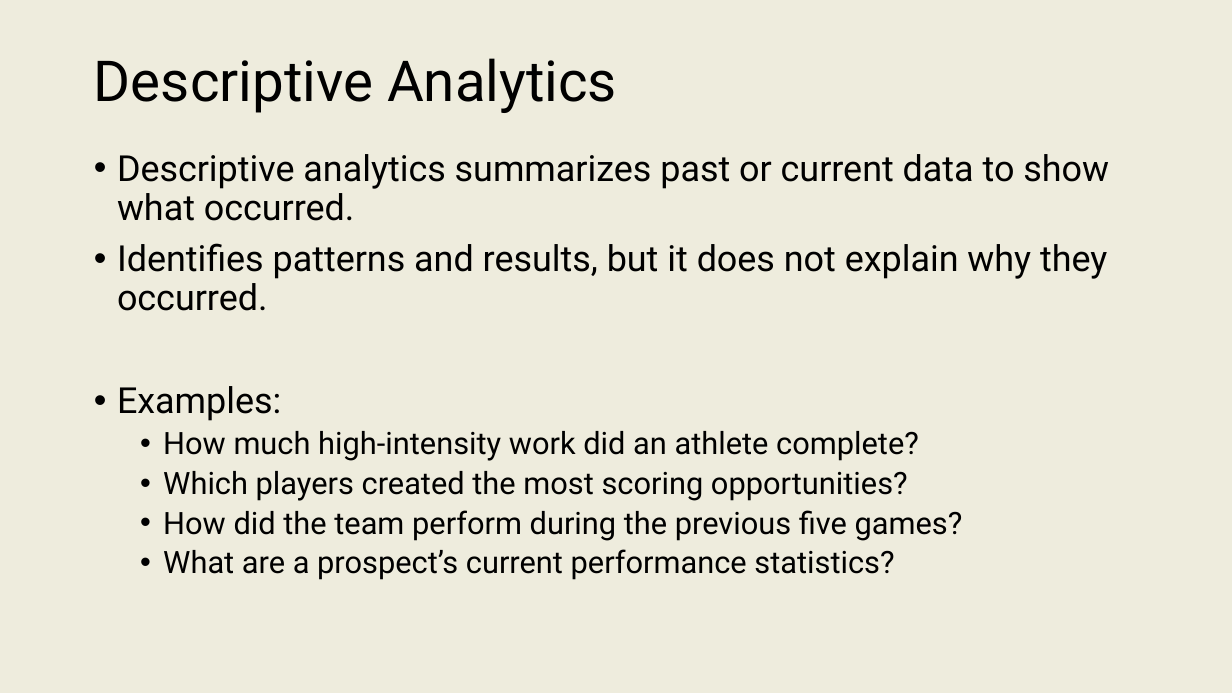
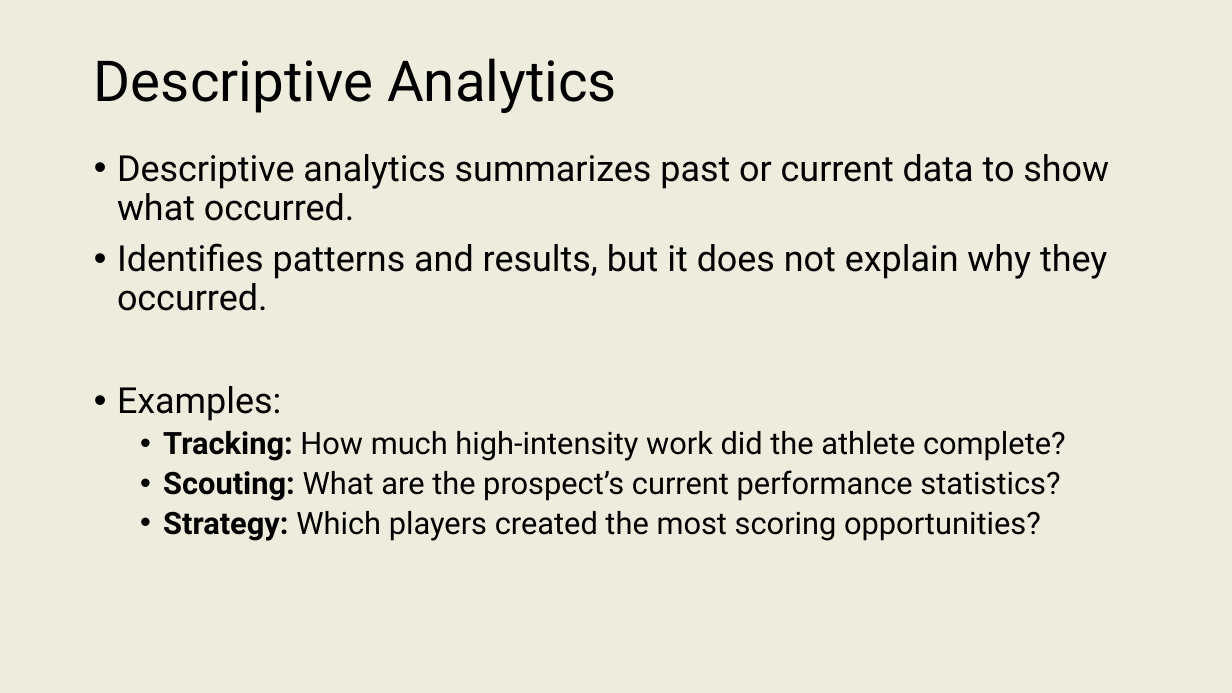
Before and after one commit to onishisaryu/HES-3000-Sports-Data-Analytics, a slide deck: slide 16 of pptx canvas/Lecture2.pptx (slide 15 before the commit). Drawn at 1232x693 pixels with LibreOffice and Linux fonts; fonts in the diff are those of the drawing. Boxes give left, top, right and bottom in pixels: in the first picture for what was removed or moved away, otherwise in the second. Text is boxed around its words. In the diff, an @@ line names an element or a change of style, - is before the commit and + after.

```diff
--- a/pptx canvas/Lecture2.pptx
+++ b/pptx canvas/Lecture2.pptx
@@ text at (163, 431, 1066, 541): text changed @@
-  • How much high-intensity work did an athlete complete?
-  • Which players created the most scoring opportunities?
-  • How did the team perform during the previous five games?
-  • What are a prospect’s current performance statistics?
+  • Tracking: How much high-intensity work did the athlete complete?
+  • Scouting: What are the prospect’s current performance statistics?
+  • Strategy: Which players created the most scoring opportunities?
```
Also in this commit, not shown: 21 other slides changed, 2 slides added, 4 other files.
